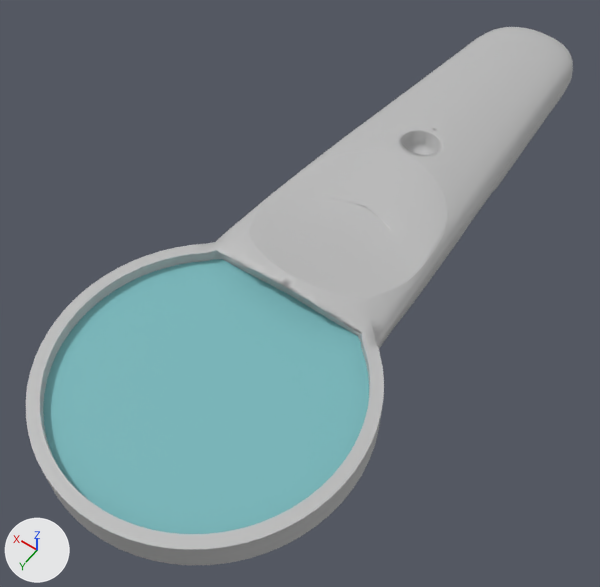
Two versions of the FBX model Assets/3D Models/controller_grip.fbx, one commit apart.
Before and after are seen from a 50 mm lens placed at (-0.0273, 0.0267, 0.0585), pointed at (0.0029, -0.0157, -0.008). Lighting does not change. The marker at lower left points along +X, +Y and +Z. Where no turn or scale is listed for an object, it has been applied to the vertices. Vertices at the same position are counted once.

Script lines for the objects in view, before the commit:
```python
me_mesh = bpy.data.meshes.new('Mesh')
me_mesh.from_pydata(...)  # 2887 vertices, 3068 faces; spans x -0.0144..0.0144, y -0.064..0.0159, z -0.0101..0.0022
me_mesh.materials.append(mat_lambert1)  # grey #bcbcbc
me_mesh_001 = bpy.data.meshes.new('Mesh.001')
me_mesh_001.from_pydata(...)  # 61 vertices, 48 faces; spans x -0.0137..0.0137, y -0.0137..0.0137, z 0.0
me_mesh_001.materials.append(mat_blinn1)  # cyan #77b7bc
ob_controllergrip = bpy.data.objects.new('controllergrip', me_mesh)
ob_controllergrip.location = (0.0, 0.0, 0.0)
ob_glass = bpy.data.objects.new('glass', me_mesh_001)
ob_glass.location = (-0.0002, 0.0014, 0.0001)
```
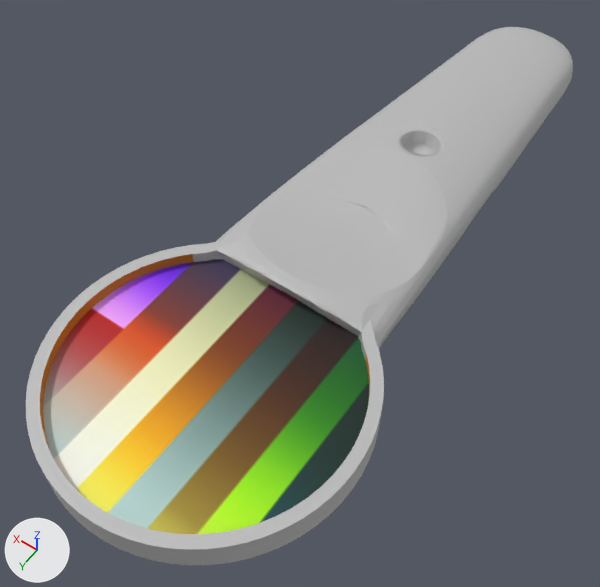
The change, as JSON lines over the scene's bpy script:
```json
{"op": "add", "block": "img_environment_gradientmap_jpg", "code": ["img_environment_gradientmap_jpg = load_image('environment gradientmap.jpg', '_unpacked/environment_gradientmap.jpg', 128, 128, 'sRGB')"]}
{"op": "add", "block": "mat_blinn3", "code": ["mat_blinn3 = principled_material('blinn3')", "mat_blinn3.texture = img_environment_gradientmap_jpg", "mat_blinn3.roughness = 0.749"]}
{"block": "me_mesh", "where": "# used by ob_controllergrip; location = (0.0, 0.0, 0.0)"}
{"op": "remove", "block": "me_mesh", "code": "me_mesh.from_pydata(...)  # 2887 vertices, 3068 faces; spans x -0.0144..0.0144, y -0.064..0.0159, z -0.0101..0.0022"}
{"op": "add", "block": "me_mesh", "code": "me_mesh.from_pydata(...)  # 2902 vertices, 3068 faces; spans x -0.0144..0.0144, y -0.064..0.0159, z -0.0101..0.0022"}
{"block": "me_mesh", "change": "me_mesh part 1: 3058 kept faces spanning x -0.0144..0.0144, y -0.064..0.0159, z -0.0101..0.0022 get new texture (UV) coordinates"}
{"block": "me_mesh", "change": "me_mesh part 2: 48 faces spanning x -0.0133..0.0133, y -0.0079..0.0148, z -0.0019..0.0012 switch from mat_lambert1 (grey #bcbcbc) to mat_blinn3 (picture img_environment_gradientmap_jpg)"}
{"block": "me_mesh_001", "where": "me_mesh_001.from_pydata(...)  # 61 vertices, 48 faces; spans x -0.0137..0.0137, y -0.0137..0.0137, z 0.0"}
{"op": "remove", "block": "me_mesh_001", "code": "me_mesh_001.materials.append(mat_blinn1)  # cyan #77b7bc"}
{"op": "add", "block": "me_mesh_001", "code": "me_mesh_001.materials.append(mat_blinn3)  # picture img_environment_gradientmap_jpg"}
```

Where the change shows, as pixel boxes (x1, y1, x2, y2) in the pictures (600 x 587 px):
```json
{"object": "glass", "change": "recoloured", "before": [43, 259, 369, 534], "after": [43, 259, 369, 534]}
{"part": 1, "of": "me_mesh", "change": "surface changed", "before": [37, 127, 438, 538], "after": [37, 127, 438, 538]}
{"part": 2, "of": "me_mesh", "change": "recoloured", "before": [40, 254, 370, 456], "after": [40, 254, 370, 456], "on screen": "grey to brown"}
```
